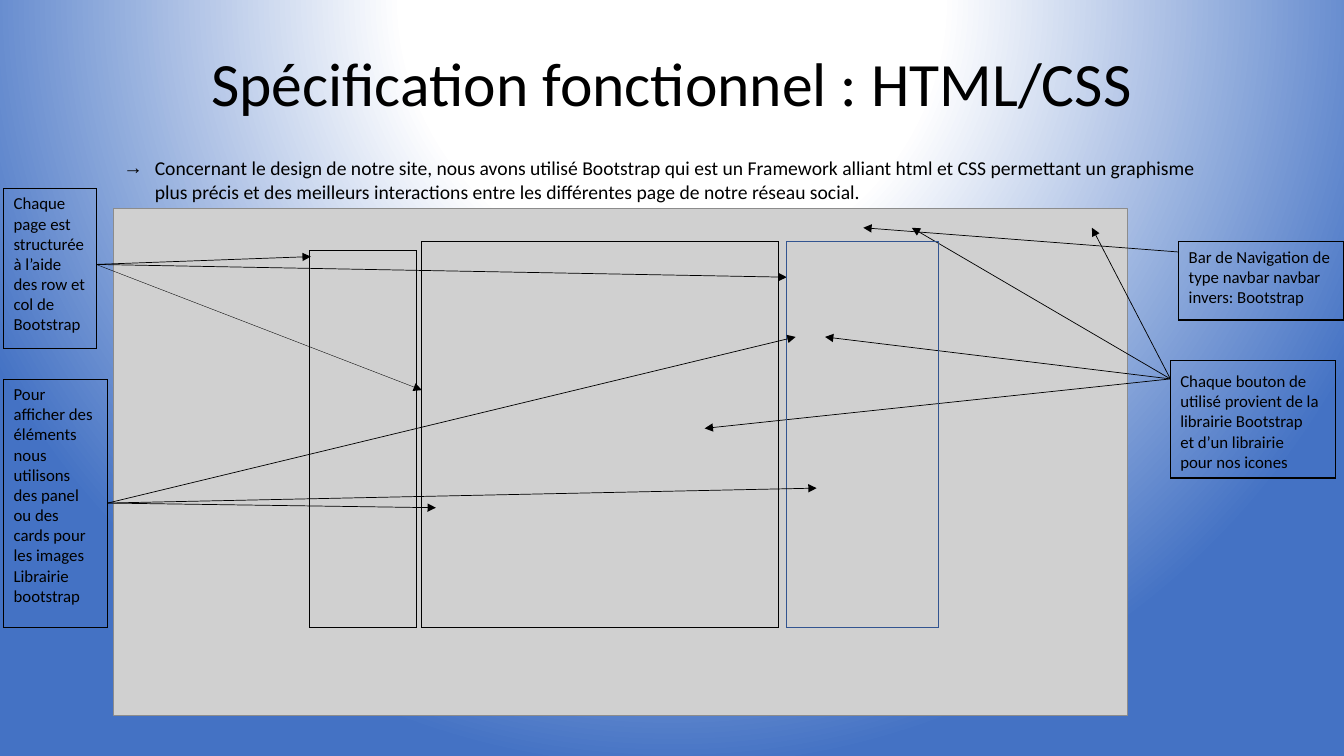
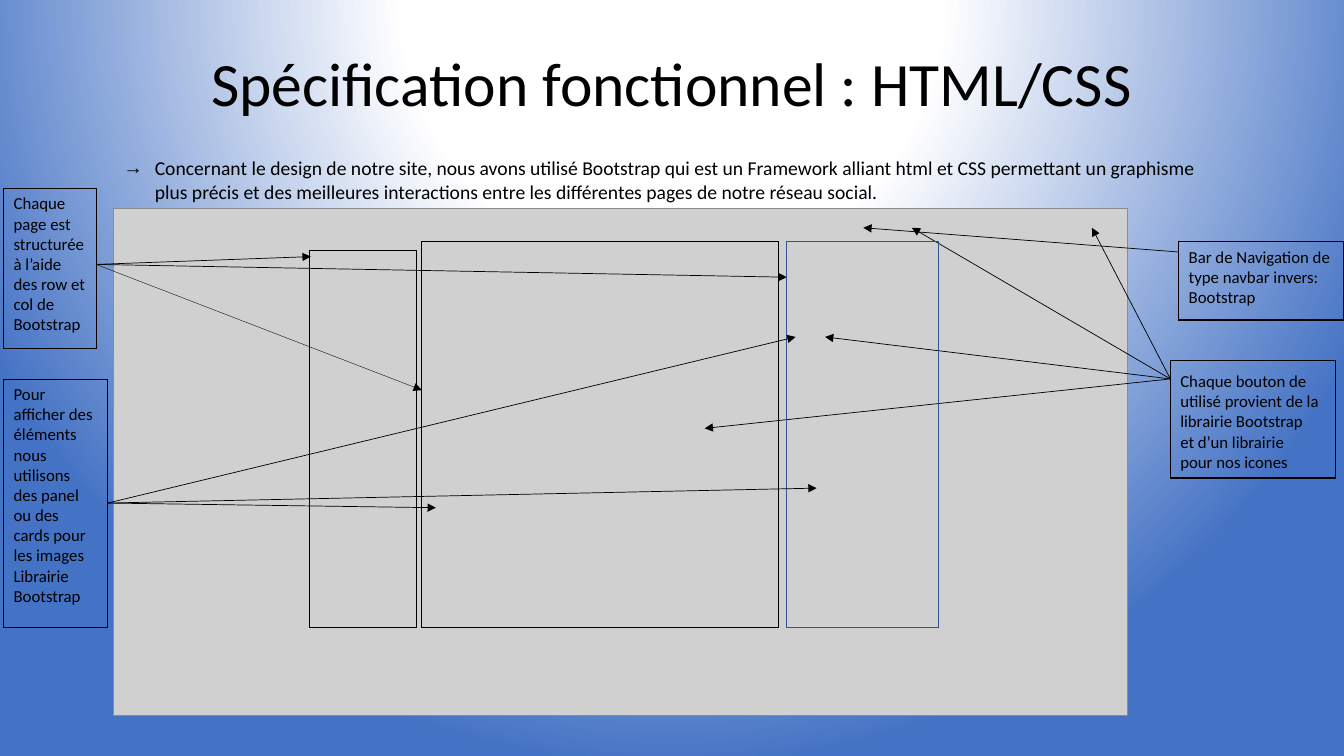
Before and after one commit to Maxtoq/ECELink, a slide deck: slide 8 of Présentation_finale.pptx. Drawn at 1344x756 pixels with LibreOffice and Linux fonts; fonts in the diff are those of the drawing; grey boxes stand for pictures. Boxes give left, top, right and bottom in pixels: in the first picture for what was removed or moved away, otherwise in the second. Text is boxed around its words. In the diff, an @@ line names an element or a change of style, - is before the commit and + after.

```diff
--- a/Présentation_finale.pptx
+++ b/Présentation_finale.pptx
@@ text at (155, 161, 1194, 203): text changed @@
-→ Concernant le design de notre site, nous avons utilisé Bootstrap qui est un Framework alliant html et CSS permettant un graphisme plus précis et des meilleurs interactions entre les différentes page de notre réseau social.
+→ Concernant le design de notre site, nous avons utilisé Bootstrap qui est un Framework alliant html et CSS permettant un graphisme plus précis et des meilleures interactions entre les différentes pages de notre réseau social.
@@ text at (1189, 251, 1330, 306): text changed @@
-Bar de Navigation de type navbar navbar invers: Bootstrap
+Bar de Navigation de type navbar invers: Bootstrap
@@ text at (14, 570, 81, 605): text changed @@
-Librairie bootstrap
+Librairie Bootstrap
```
Also in this commit, not shown: 9 other slides changed.
